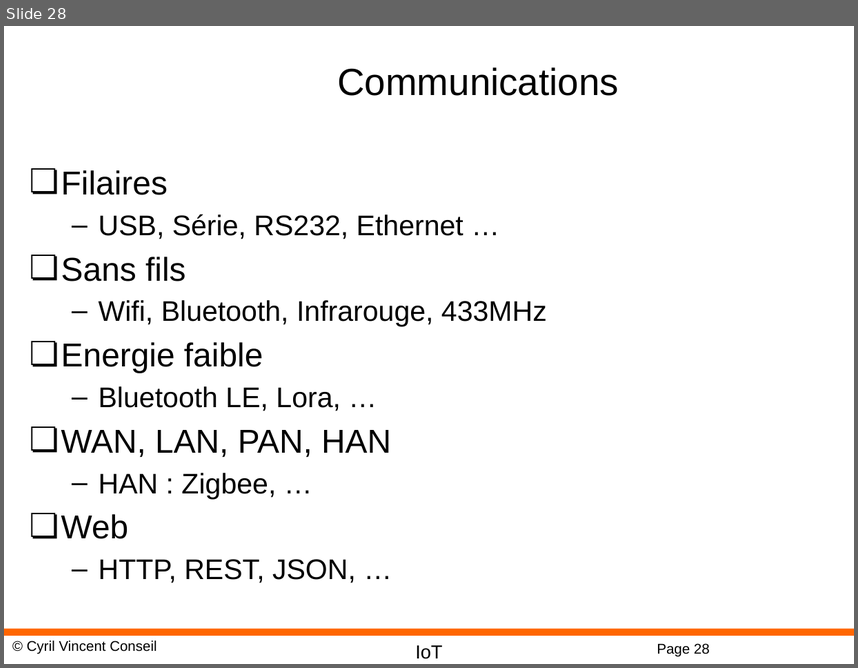
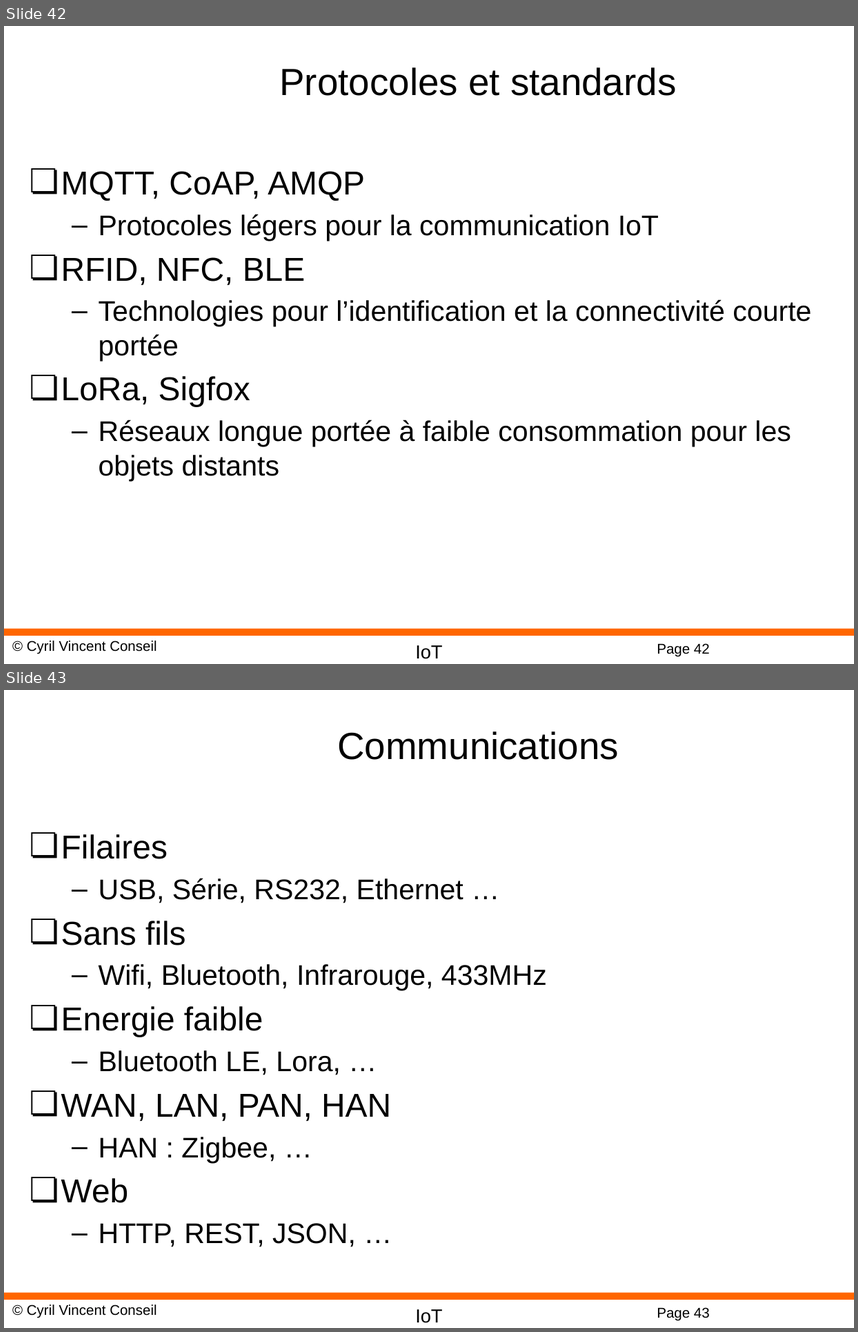
Before and after one commit to cyrilvincent/IoT, a slide deck: ppt/IoT01-Intro.pptx. Shown one above the other, each under a label of ours: slide 28 before the commit, slides 42 and 43 after it. The pictures are 858x668 and 858x1332 pixels, drawn with LibreOffice and Linux fonts; fonts in the diff are those of the drawing; background and template pictures are left out. Boxes give left, top, right and bottom in pixels: in the first picture for what was removed or moved away, otherwise in the second. Text is boxed around its words. In the diff, an @@ line names an element or a change of style, - is before the commit and + after.

```diff
--- a/ppt/IoT01-Intro.pptx
+++ b/ppt/IoT01-Intro.pptx
@@ slide 42 added at [4, 26, 854, 664], background #FFFFFF; not listed: 4 template elements that a slide beside it also shows @@
@@ title added at [279, 67, 676, 96], 32 pt, text #000000 @@
+Protocoles et standards
@@ text added at [61, 171, 811, 481], 24 pt, text #000000 @@
+❏ MQTT, CoAP, AMQP
+  – Protocoles légers pour la communication IoT
+❏ RFID, NFC, BLE
+  – Technologies pour l’identification et la connectivité courte portée
+❏ LoRa, Sigfox
+  – Réseaux longue portée à faible consommation pour les objets distants
@@ what was slide 28 is now slide 43 @@
@@ page number at [657, 1307, 710, 1321]: text changed @@
-Page 28
+Page 43
```
Also in this commit, not shown: 16 other slides added, 56 other files.
